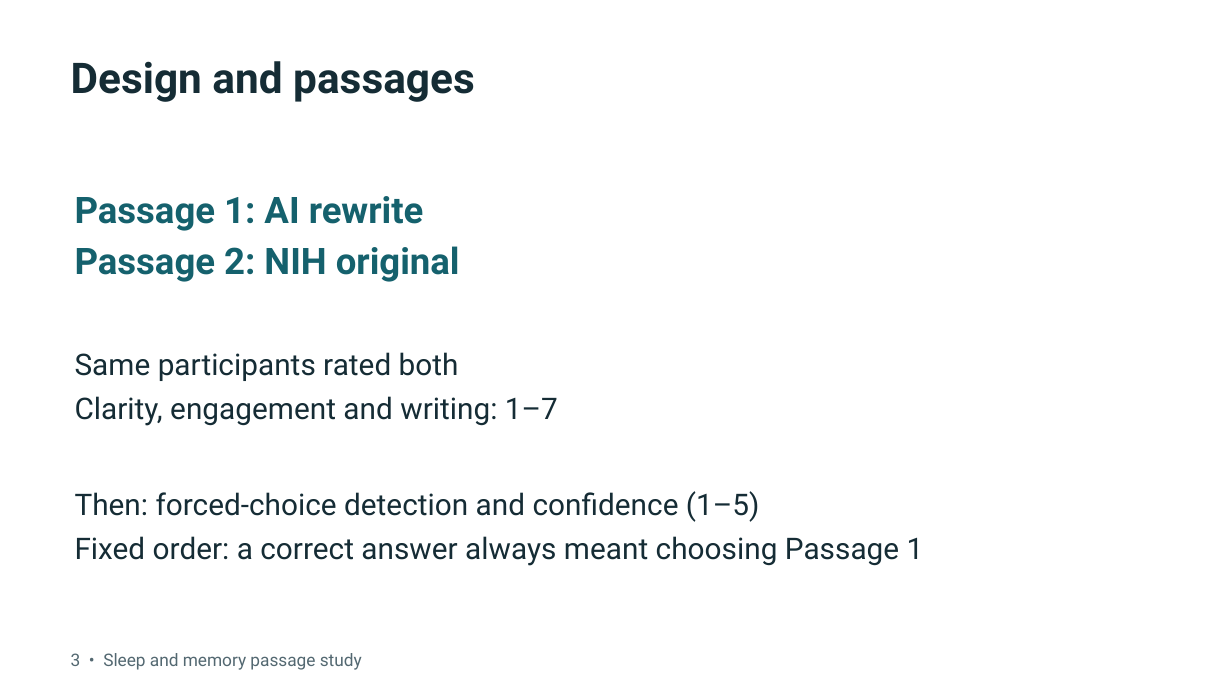
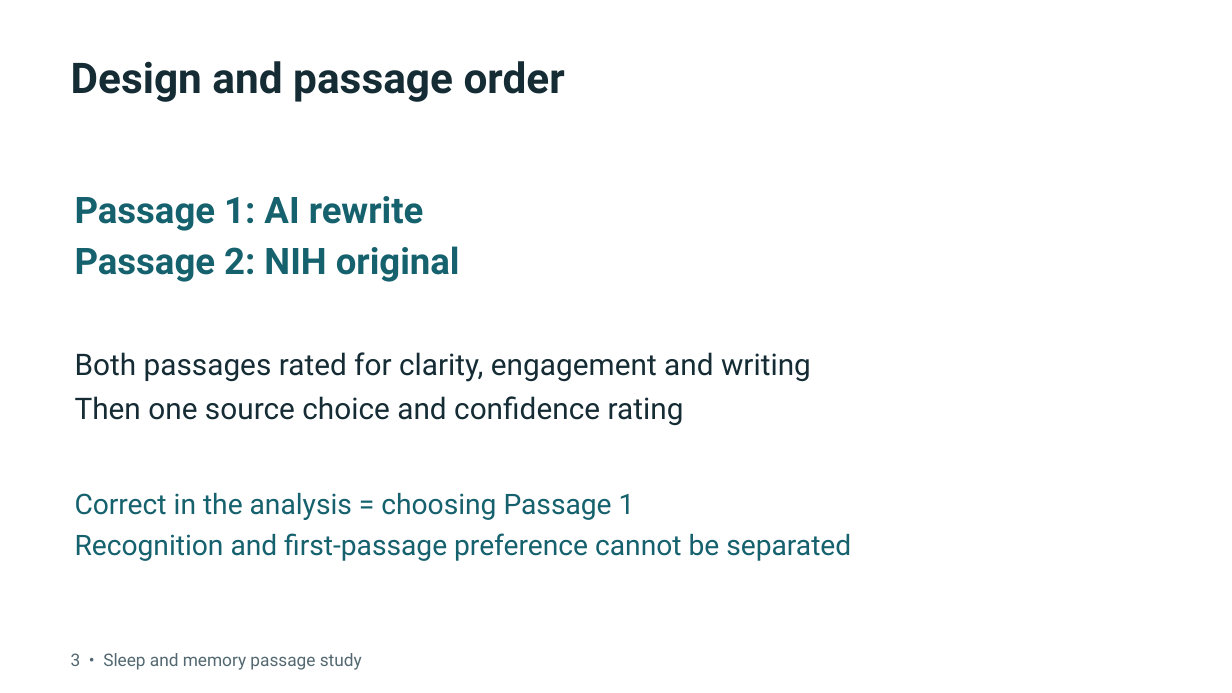
Before and after one commit to debshreechowdhury/sleep-memory-passage-study, a slide deck: slide 3 of presentation/design_detection.pptx. Drawn at 1232x693 pixels with LibreOffice and Linux fonts; fonts in the diff are those of the drawing. Boxes give left, top, right and bottom in pixels: in the first picture for what was removed or moved away, otherwise in the second. Text is boxed around its words. In the diff, an @@ line names an element or a change of style, - is before the commit and + after.

```diff
--- a/presentation/design_detection.pptx
+++ b/presentation/design_detection.pptx
@@ text at bbox=[71, 61, 565, 102]: text changed @@
-Design and passages
+Design and passage order
@@ text at bbox=[75, 352, 811, 425]: text changed @@
-Same participants rated both
-Clarity, engagement and writing: 1–7
+Both passages rated for clarity, engagement and writing
+Then one source choice and confidence rating
@@ text at bbox=[75, 492, 851, 561]: text changed; size 23.2 to 22 pt; text colour #152C35 to #15616D @@
-Then: forced-choice detection and confidence (1–5)
-Fixed order: a correct answer always meant choosing Passage 1
+Correct in the analysis = choosing Passage 1
+Recognition and first-passage preference cannot be separated
```
Also in this commit, not shown: 6 other slides changed, 3 other files.
